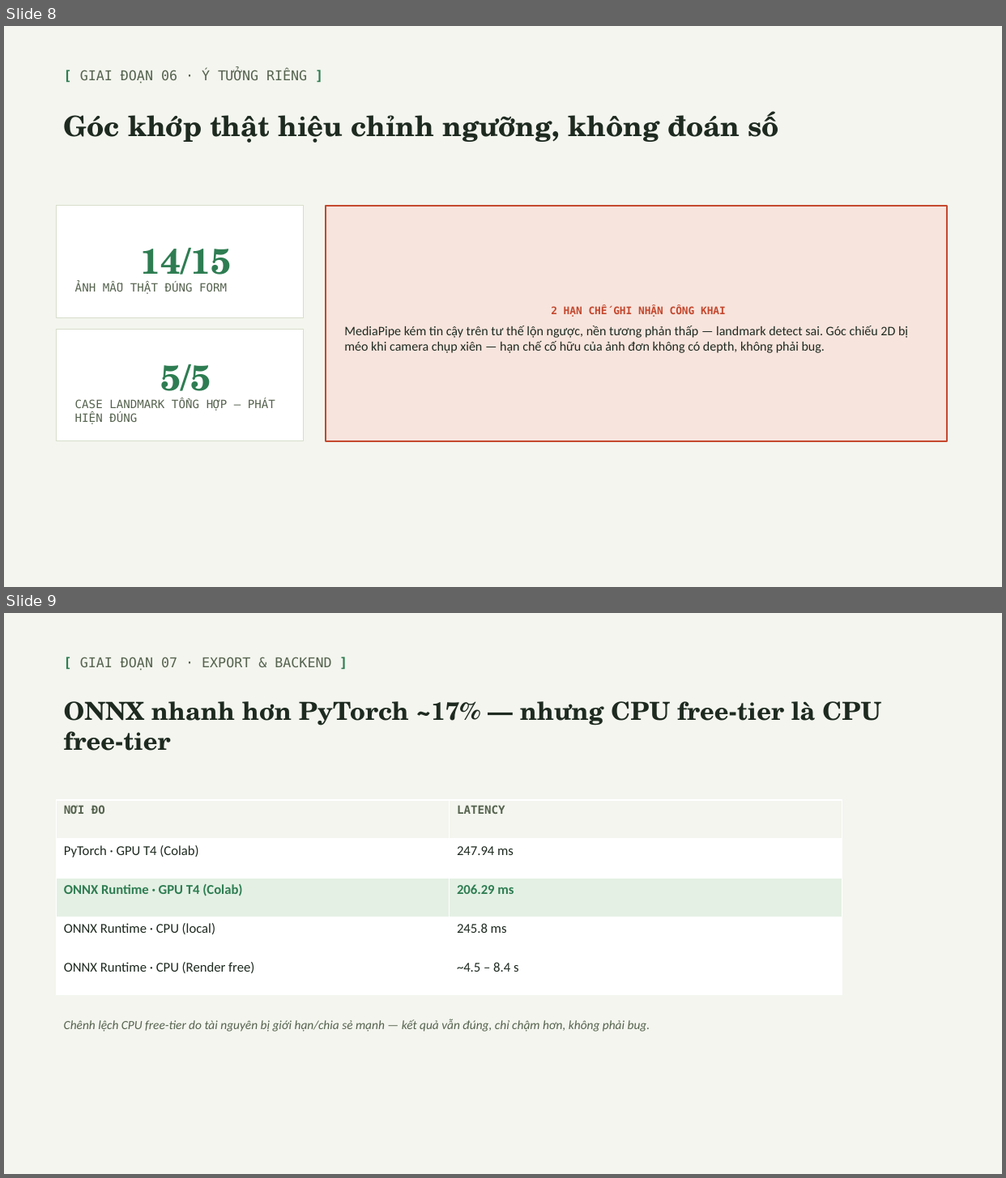
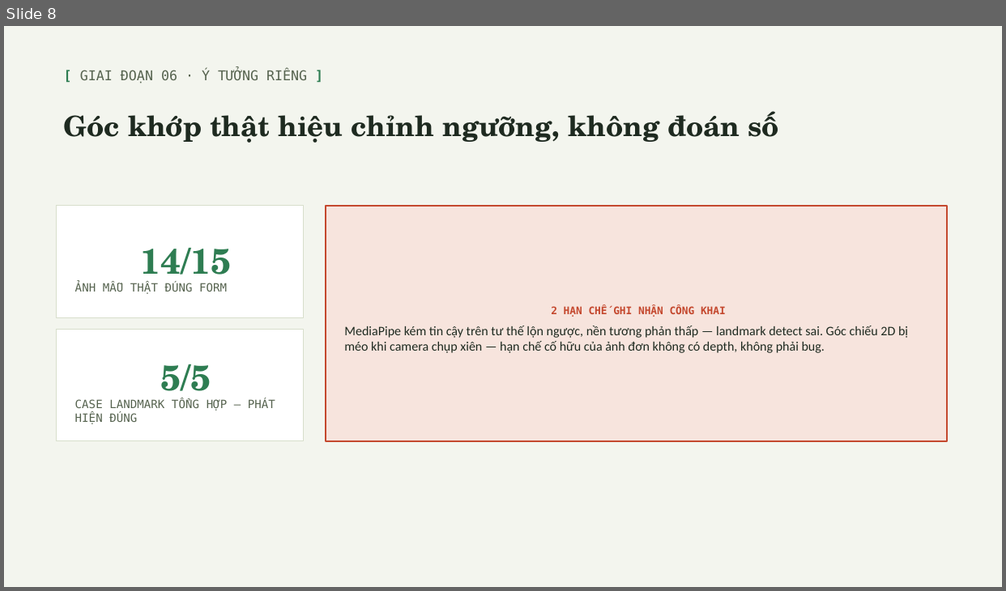
Before and after one commit to tom-the-prgrmr/computer-vision-project, a slide deck: docs/slides/presentation.pptx. Shown one above the other, each under a label of ours: slides 8 and 9 before the commit, slide 8 after it. The pictures are 1006x1178 and 1006x591 pixels, drawn with LibreOffice and Linux fonts; fonts in the diff are those of the drawing. Boxes give left, top, right and bottom in pixels: in the first picture for what was removed or moved away, otherwise in the second. Text is boxed around its words. In the diff, an @@ line names an element or a change of style, - is before the commit and + after.

```diff
--- a/docs/slides/presentation.pptx
+++ b/docs/slides/presentation.pptx
@@ slide 9 removed at (4,613,1002,1174), background #F3F5EE @@
@@ text removed at (80,657,331,671) @@
-[ GIAI ĐOẠN 07 · EXPORT & BACKEND ]
@@ text removed at (64,701,881,751) @@
-ONNX nhanh hơn PyTorch ~17% — nhưng CPU free-tier là CPU free-tier
@@ table removed at (57,800,842,995), 5 rows, 2 columns @@
-NƠI ĐO | LATENCY
-PyTorch · GPU T4 (Colab) | 247.94 ms
-ONNX Runtime · GPU T4 (Colab) | 206.29 ms
-ONNX Runtime · CPU (local) | 245.8 ms
-ONNX Runtime · CPU (Render free) | ~4.5 – 8.4 s
@@ text removed at (64,1019,650,1032) @@
-Chênh lệch CPU free-tier do tài nguyên bị giới hạn/chia sẻ mạnh — kết quả vẫn đúng, chỉ chậm hơn, không phải bug.
```
Also in this commit, not shown: 1 slide changed, 5 slides added, 4 other slides removed, 11 other files.
